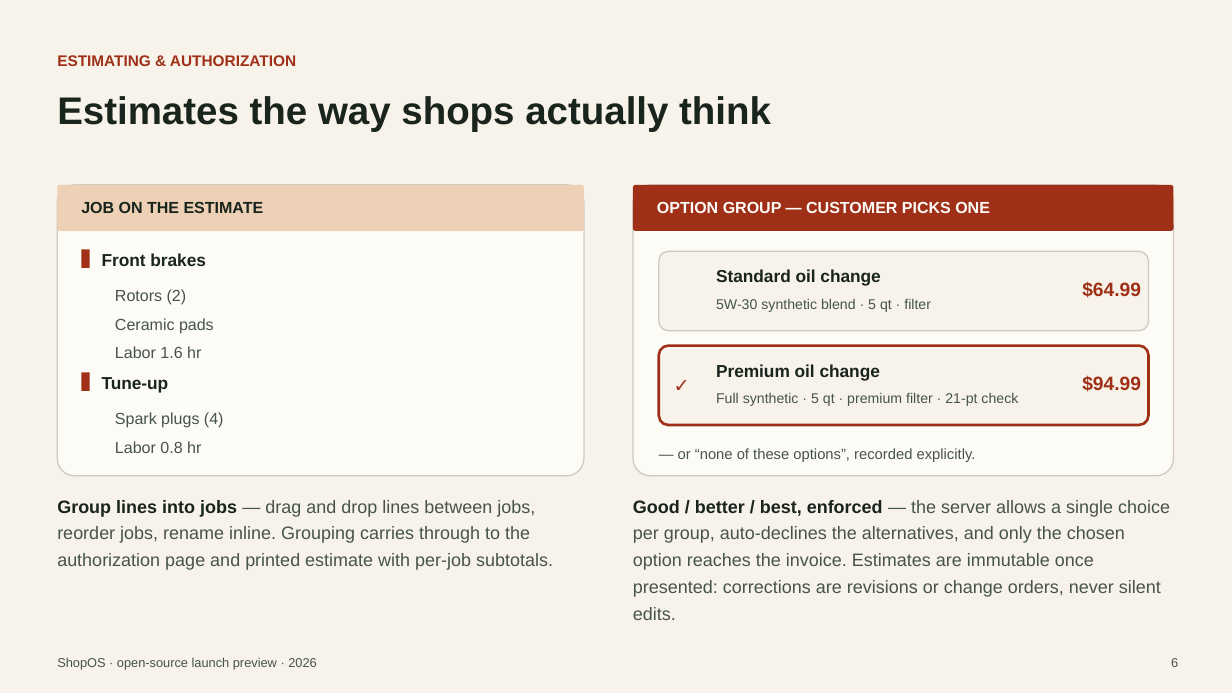
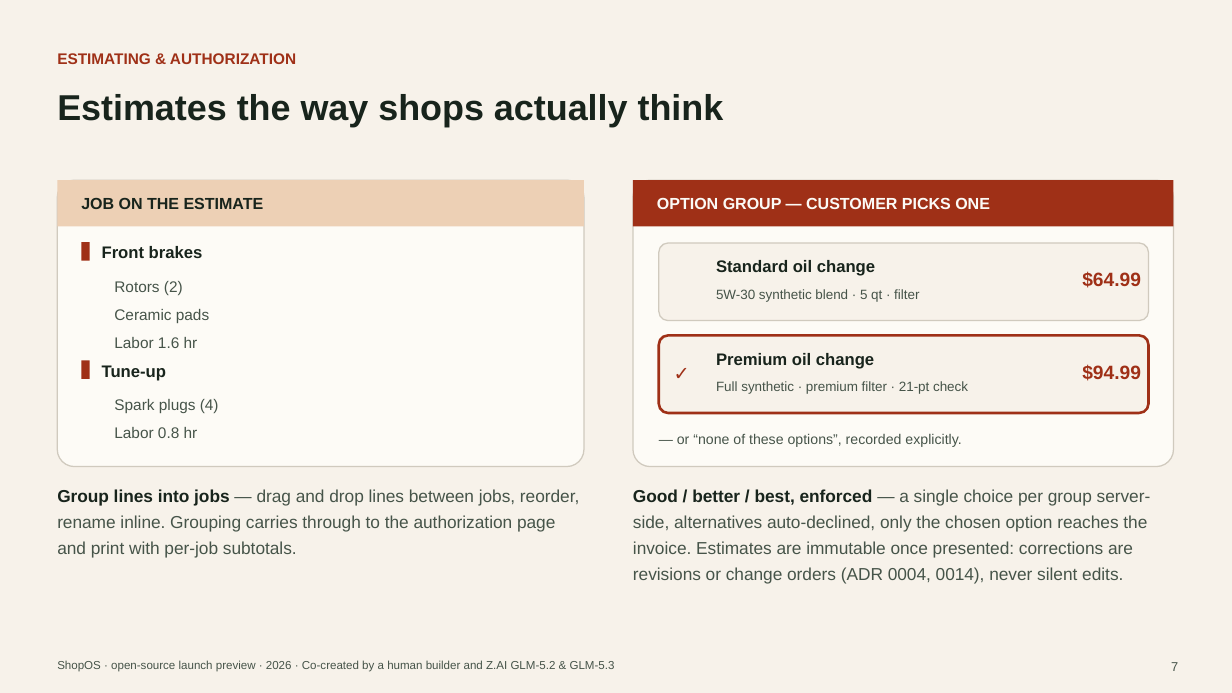
Before and after one commit to JayQuattro/ShopOS, a slide deck: slide 7 of docs/ShopOS-launch-deck.pptx (slide 6 before the commit). Drawn at 1232x693 pixels with LibreOffice and Linux fonts; fonts in the diff are those of the drawing. Boxes give left, top, right and bottom in pixels: in the first picture for what was removed or moved away, otherwise in the second. Text is boxed around its words. In the diff, an @@ line names an element or a change of style, - is before the commit and + after.

Commit message:
Expand launch deck to full 22-slide walkthrough
Covers the whole docs set: vision, features (lifecycle, estimating,
authorization, DVI, parts, billing, international, beyond-the-bay),
platform and architecture (27 modules, 18 ADRs), connectors, a themes
slide rendered from the real warm/light/dark/dusk OKLCH tokens with the
customization surface and roadmap, near-term and big-bet roadmap slides,
deployment, quickstart, and the feedback ask. Adds co-creation
attribution (human + Z.AI GLM-5.2 & 5.3) to the title, footers, and
closing slide.

```diff
--- a/docs/ShopOS-launch-deck.pptx
+++ b/docs/ShopOS-launch-deck.pptx
@@ text "Estimates the way shops actually ..." at (57, 94, 724, 126): size 30 to 28 pt @@
@@ rounded rectangle: place and size @@
-rounded rectangle at (57, 185, 584, 476)
+rounded rectangle at (57, 180, 584, 467)
@@ rectangle at (57, 180, 584, 226): rounded rectangle to rectangle @@
@@ 3 texts, 2 rectangles: place and size @@
-3 texts, 2 rectangles at (57, 185, 1174, 266)
+3 texts, 2 rectangles at (57, 180, 1174, 258)
@@ rounded rectangle: place and size @@
-rounded rectangle at (633, 185, 1174, 476)
+rounded rectangle at (633, 180, 1174, 467)
@@ rectangle at (633, 180, 1174, 226): rounded rectangle to rectangle @@
@@ text "5W-30 synthetic blend · 5 ..." at (716, 289, 919, 302): size 11 to 10.5 pt @@
@@ size 13.5 to 13 pt in 4 elements at (102, 246, 203, 258), (716, 260, 875, 276), (716, 353, 874, 369), (102, 365, 166, 381) @@
@@ 10 texts, 2 rectangles, 2 rounded rectangles: place and size @@
-10 texts, 2 rectangles, 2 rounded rectangles at (81, 250, 1149, 425)
+10 texts, 2 rectangles, 2 rounded rectangles at (81, 242, 1149, 413)
@@ text at (716, 381, 968, 394): text changed; size 11 to 10.5 pt @@
-Full synthetic · 5 qt · premium filter · 21-pt check
+Full synthetic · premium filter · 21-pt check
@@ size 12.5 to 12 pt in 5 elements at (114, 281, 183, 295), (114, 309, 209, 323), (114, 337, 198, 348), (114, 399, 219, 413), (114, 427, 198, 438) @@
@@ 3 texts: place and size @@
-3 texts at (115, 412, 976, 462)
+3 texts at (114, 399, 961, 447)
@@ text "— or “none of these ..." at (677, 433, 961, 447): size 11.5 to 11 pt @@
@@ text at (57, 489, 579, 558): text changed; size 14 to 13.5 pt @@
-Group lines into jobs — drag and drop lines between jobs, reorder jobs, rename inline. Grouping carries through to the authorization page and printed estimate with per-job subtotals.
+Group lines into jobs — drag and drop lines between jobs, reorder, rename inline. Grouping carries through to the authorization page and print with per-job subtotals.
@@ text at (633, 489, 1151, 584): text changed; size 14 to 13.5 pt @@
-Good / better / best, enforced — the server allows a single choice per group, auto-declines the alternatives, and only the chosen option reaches the invoice. Estimates are immutable once presented: corrections are revisions or change orders, never silent edits.
+Good / better / best, enforced — a single choice per group server-side, alternatives auto-declined, only the chosen option reaches the invoice. Estimates are immutable once presented: corrections are revisions or change orders (ADR 0004, 0014), never silent edits.
@@ text at (57, 660, 615, 672): text changed; size 10 to 9 pt @@
-ShopOS · open-source launch preview · 2026
+ShopOS · open-source launch preview · 2026 · Co-created by a human builder and Z.AI GLM-5.2 & GLM-5.3
@@ text at (1171, 662, 1178, 671): text changed @@
-6
+7
```
Also in this commit, not shown: 10 other slides changed, 11 slides added, 1 slide removed.
